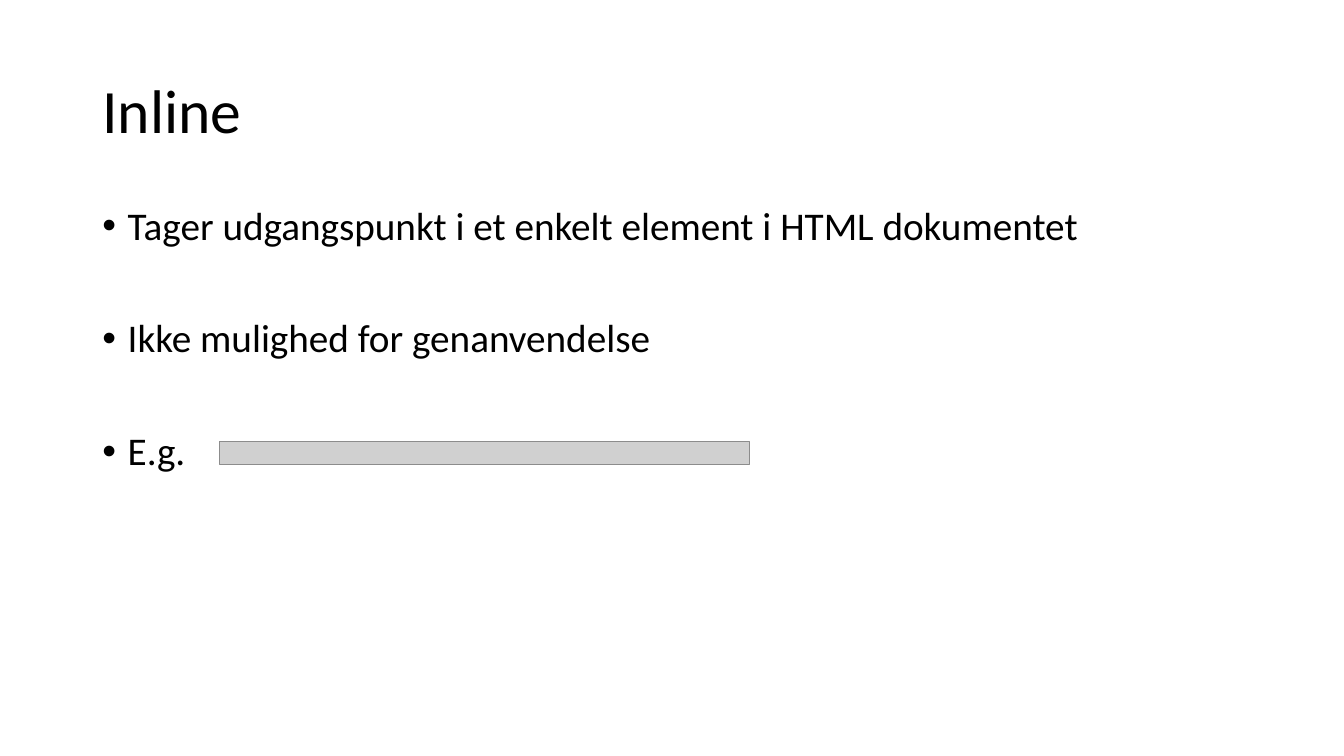
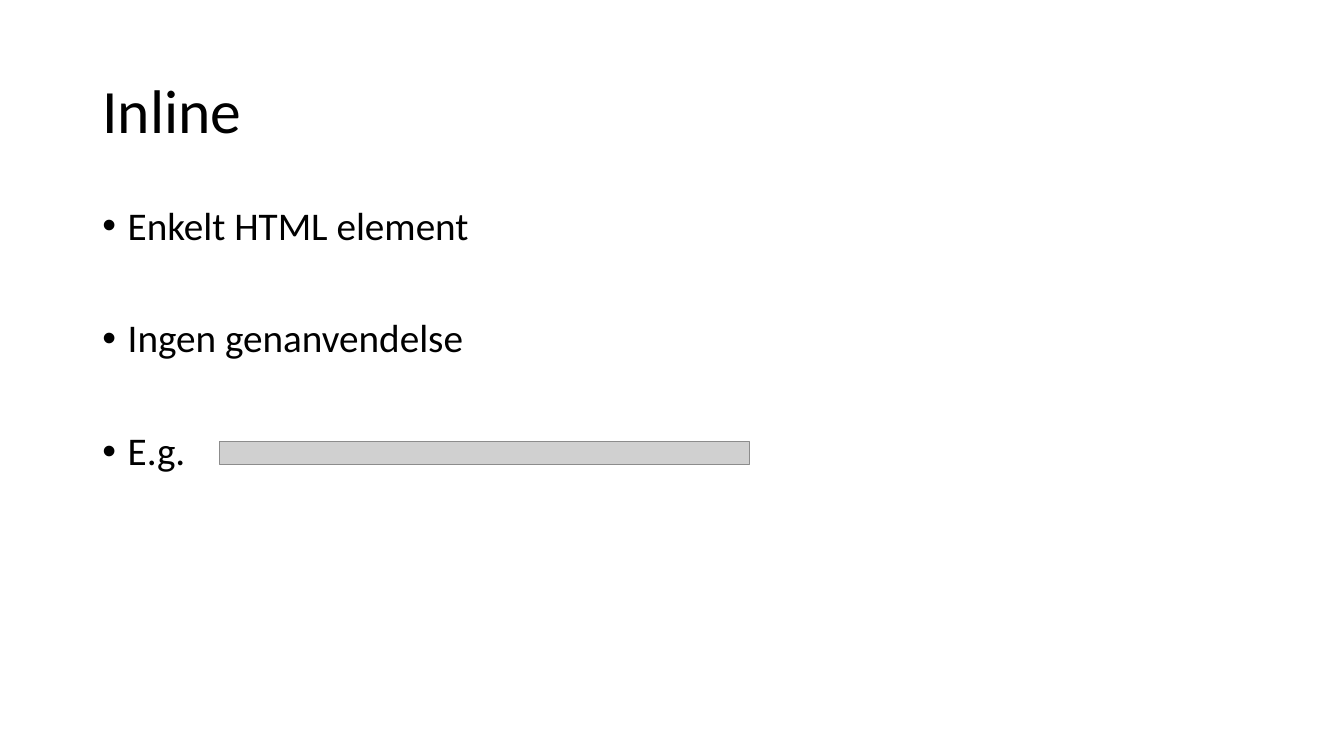
Before and after one commit to ortismal/3.-semester-SWC-TEK-slides, a slide deck: slide 6 of FrontendDevelopment_HTML_CSS.pptx. Drawn at 1344x756 pixels with LibreOffice and Linux fonts; fonts in the diff are those of the drawing; grey boxes stand for pictures. Boxes give left, top, right and bottom in pixels: in the first picture for what was removed or moved away, otherwise in the second. Text is boxed around its words. In the diff, an @@ line names an element or a change of style, - is before the commit and + after.

```diff
--- a/FrontendDevelopment_HTML_CSS.pptx
+++ b/FrontendDevelopment_HTML_CSS.pptx
@@ text at [128, 212, 469, 359]: text changed @@
-• Tager udgangspunkt i et enkelt element i HTML dokumentet
-• Ikke mulighed for genanvendelse
+• Enkelt HTML element
+• Ingen genanvendelse
```
Also in this commit, not shown: 4 other slides changed, 2 slides added, 2 slides removed, 9 other files.
